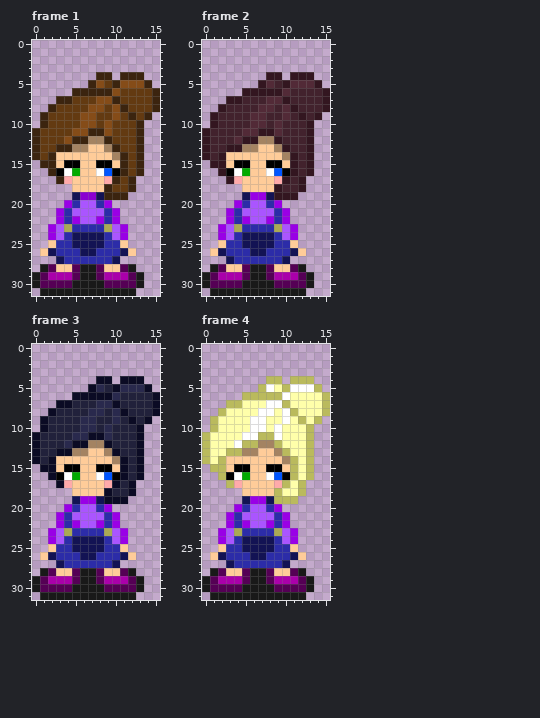
Pixel-art file: Assets/Player_Testing.ase. Above, as it was before the edit.
16x32 pixels, 5 frames. Shown: frame 1, frame 2, frame 3, frame 4. The commit also changed other frames, which this record leaves out.
Now the later version:
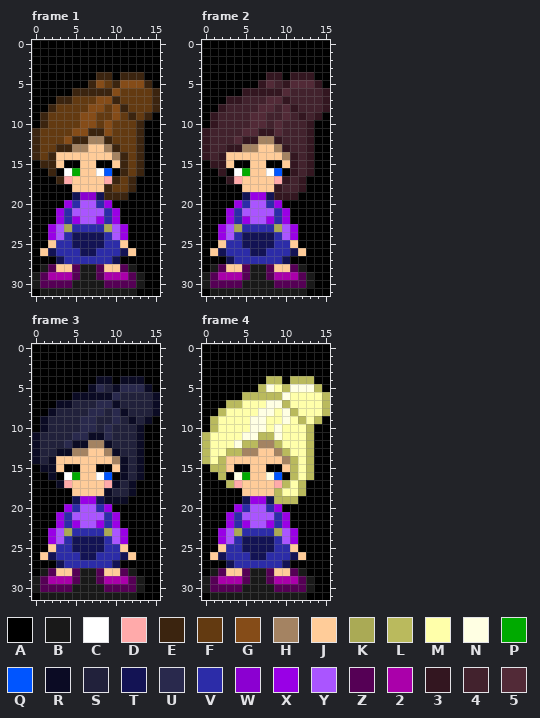
Palette (. is transparent): A #000000  B #191919  C #ffffff  D #ffaaaa  E #3b240f  F #633a11  G #854c18  H #a48362  J #ffcc99  K #aaaa55  L #baba5d  M #ffffaa  N #ffffe3  P #00aa00  Q #0055ff  R #0b0b24  S #21213b  T #131354  U #29294d  V #2c2ca8  W #8b00d1  X #9900e6  Y #aa55ff  Z #550055  2 #aa00aa  3 #331620  4 #42222d  5 #522a37
Edits made:
layer "Background" now shown
Changed rows in their new state; - is an unchanged pixel.
Frame 1, layer "Background":
first column x 0:
 0 AAAAAAAAAAAAAAAA
 1 AAAAAAAAAAAAAAAA
 2 AAAAAAAAAAAAAAAA
 3 AAAAAAAAAAAAAAAA
 4 AAAAAAAA--A---AA
 5 AAAAAAA--------A
 6 AAAAA-----------
 7 AAA-------------
 8 AA--------------
 9 A--------------A
10 A-------------AA
11 --------------AA
12 --------------AA
13 --------------AA
14 --------------AA
15 A-------------AA
16 AA------------AA
17 AAA----------AAA
18 AAAAA--------AAA
19 AAAAA-------AAAA
20 AAAA------AAAAAA
21 AAA--------AAAAA
22 AAA--------AAAAA
23 AA----------AAAA
24 AA----------AAAA
25 AA----------AAAA
26 A------------AAA
27 AAA--------AAAAA
28 A------------AAA
29 --------------AA
30 --------------AA
31 A------------AAA
Frame 2, layer "Background": the same change as frame 1
Frame 3, layer "Background": the same change as frame 1
Frame 4, layers "Hair2", "Bun", "Background":
first column x 0:
 0 AAAAAAAAAAAAAAAA
 1 AAAAAAAAAAAAAAAA
 2 AAAAAAAAAAAAAAAA
 3 AAAAAAAAAAAAAAAA
 4 AAAAAAAA--A---AA
 5 AAAAAAA-N--NNN-A
 6 AAAAA-----N-----
 7 AAA-----NN------
 8 AA-----NN-N-----
 9 A-----NN--N----A
10 A-----NN-N----AA
11 -----NN--N----AA
12 ----N---------AA
13 --------------AA
14 --------------AA
15 A-------------AA
16 AA--N---N-----AA
17 AAA----------AAA
18 AAAAA--------AAA
19 AAAAA-------AAAA
20 AAAA------AAAAAA
21 AAA--------AAAAA
22 AAA--------AAAAA
23 AA----------AAAA
24 AA----------AAAA
25 AA----------AAAA
26 A------------AAA
27 AAA--------AAAAA
28 A------------AAA
29 --------------AA
30 --------------AA
31 A------------AAA
Changed places in both pictures, as pixel boxes (x1, y1, x2, y2):
added: (32, 40, 160, 296)
added: (202, 40, 330, 296)
added: (32, 344, 160, 600)
changed: (202, 344, 330, 600)
